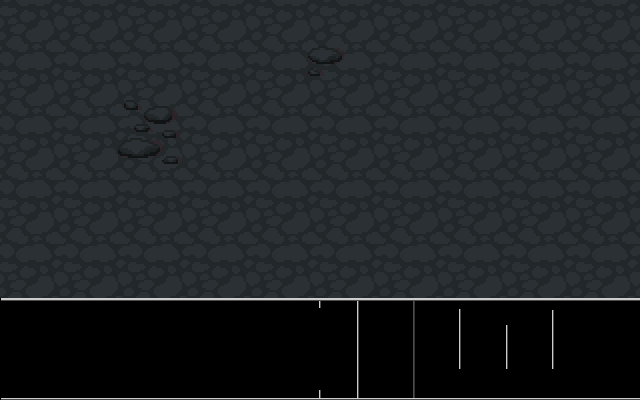
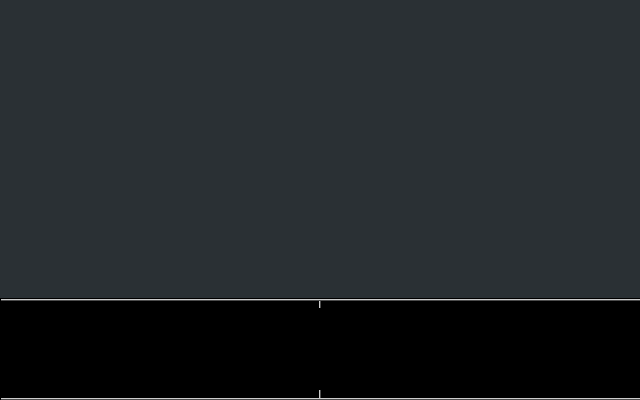
Layers edited between the first and the second w=640, h=400 image:
hid "bars" over [left=357, top=301, right=554, bottom=398]
hid "horizontal line" over [left=1, top=298, right=640, bottom=299]
added layer "Layer #1" above "floor" over [left=0, top=0, right=640, bottom=298]
hid "floor" over [left=0, top=0, right=640, bottom=299]
